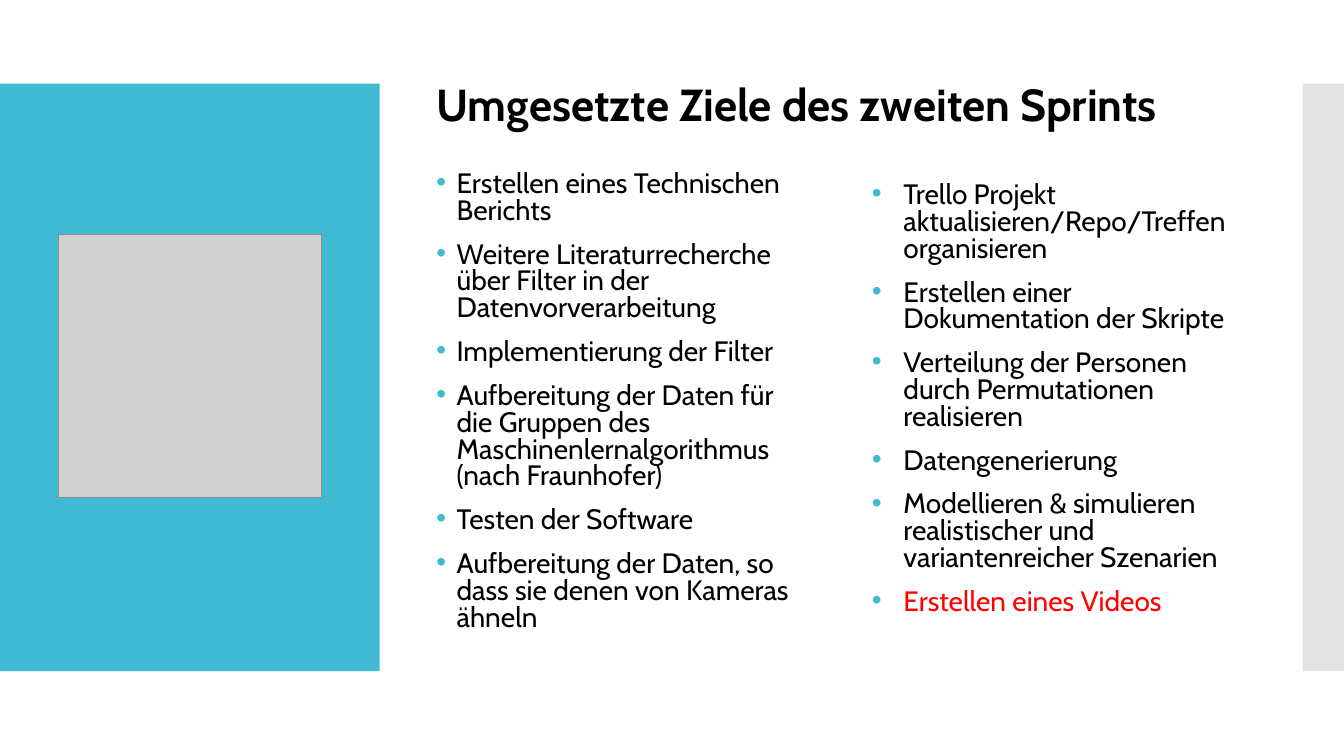
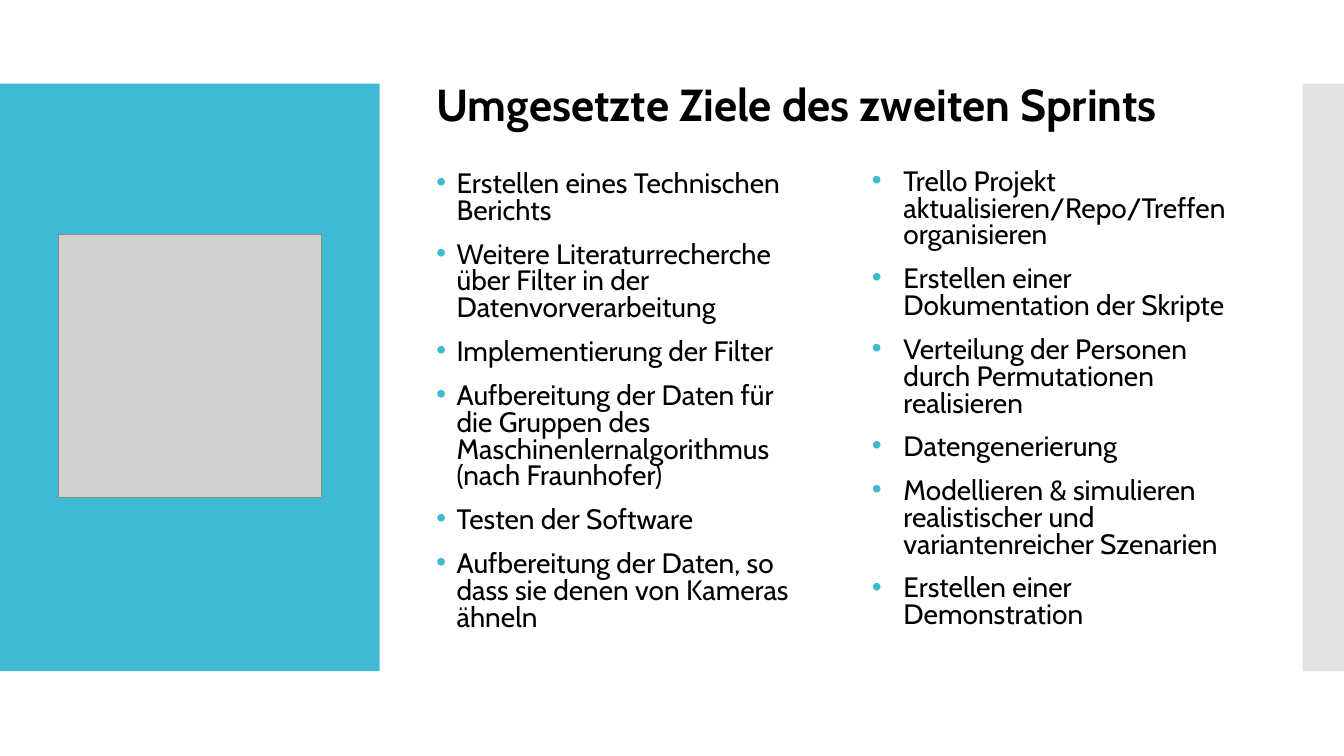
Before and after one commit to Datagroup-ModSim/ModSim17-data-generation-filters, a slide deck: slide 7 of presentations/Sprint 2/Datenerzeugung und Datenanalyse_Sprint2_formatiert.pptx (slide 6 before the commit). Drawn at 1344x756 pixels with LibreOffice and Linux fonts; fonts in the diff are those of the drawing; grey boxes stand for pictures. Boxes give left, top, right and bottom in pixels: in the first picture for what was removed or moved away, otherwise in the second. Text is boxed around its words. In the diff, an @@ line names an element or a change of style, - is before the commit and + after.

```diff
--- a/presentations/Sprint 2/Datenerzeugung und Datenanalyse_Sprint2_formatiert.pptx
+++ b/presentations/Sprint 2/Datenerzeugung und Datenanalyse_Sprint2_formatiert.pptx
@@ text at (903, 576, 1083, 625): text changed; text colour #FF0000 to #000000 @@
-• Erstellen eines Videos
+• Erstellen einer Demonstration
```
Also in this commit, not shown: 6 other slides changed, 10 slides added, 52 other files.
